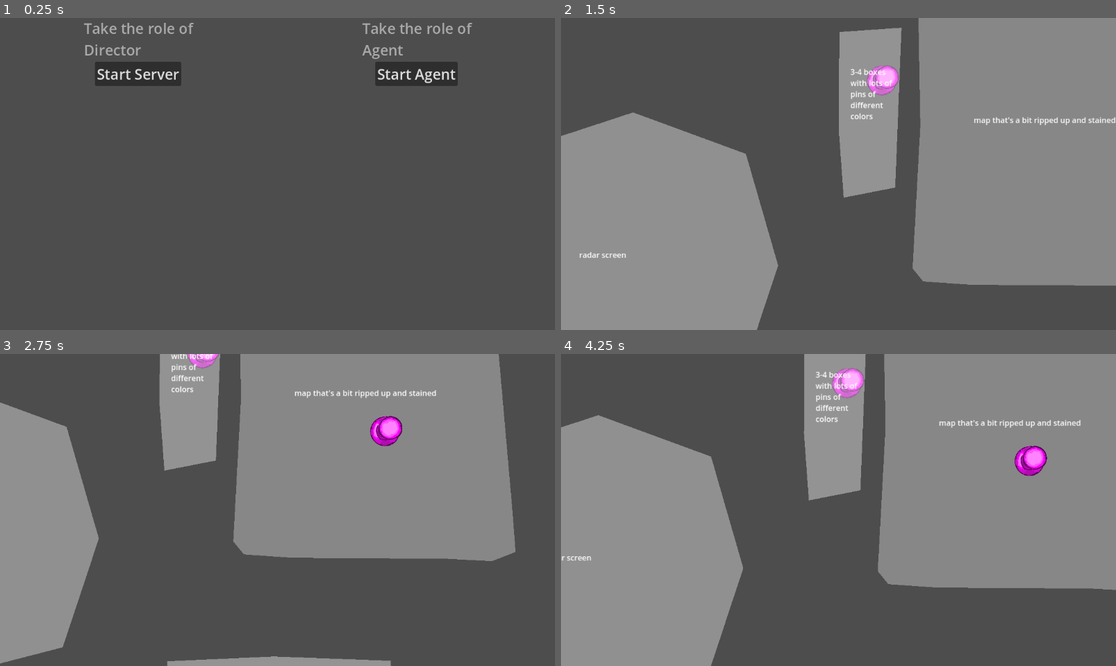
Above: before the commit, frames 1-4 (two rows, left to right).
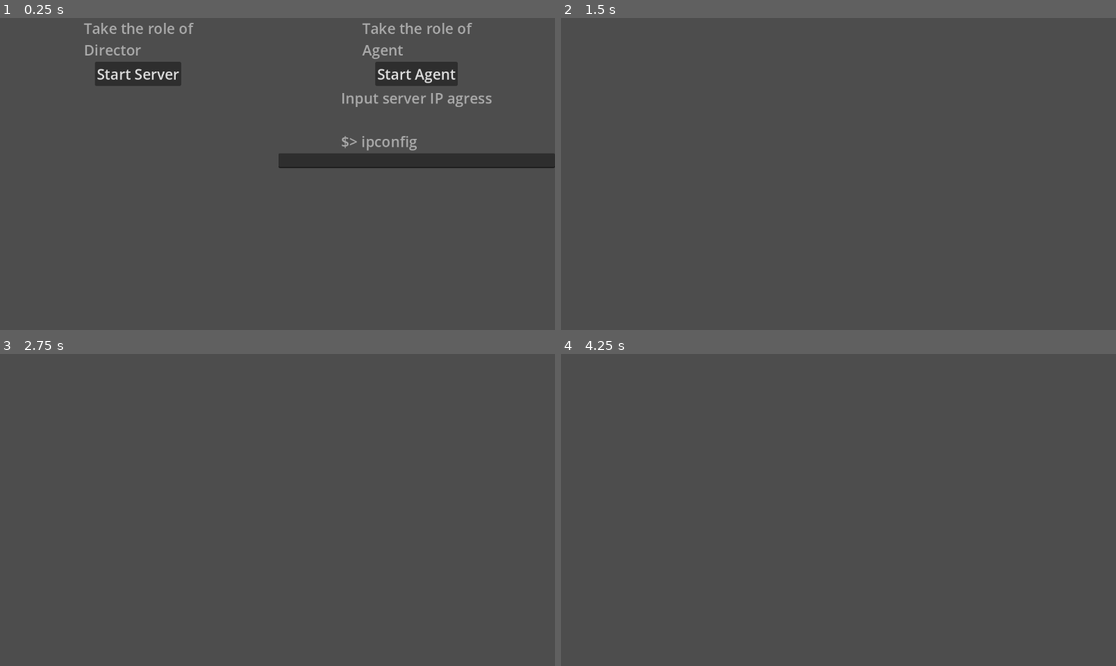
Above: after the commit, the same moments.

Repository: znichola/AAA-lvlup24
Game: Godot game, scene res://src/AA_main/main.tscn
The game is run twice, just before and just after one commit, with the same random seed, the same clock (stepped at 60 frames per second) and the same inputs. Before the commit the project starts from res://src/#main/main.tscn. The engine's default icon, where the game draws it, is replaced by a stand-in: a white triangle on a blue panel in a dark square.
Inputs (mouse positions are in pixels of both pictures, inside the frame that each line leads up to):
- Up to frame 1 (0.25 s): no input
- Up to frame 2 (1.5 s): click "Start Server" at 0.5 s; click (977, 74) at 1.25 s, where only the run after the commit has a clickable "Start Agent"
- Up to frame 3 (2.75 s): move the mouse to (399, 494) at 2.02 s; press the mouse at (399, 494) at 2.03 s; hold D (right) from 2.03 s (still down)
- Up to frame 4 (4.25 s): move the mouse to (727, 525) at 2.77 s; release D (right) at 2.78 s; release the mouse at (727, 525) at 2.78 s; hold S (down) 2.78-3.53 s; right-click (727, 525) at 2.85 s; move the mouse to (894, 441) at 3.52 s; hold D (right) from 3.53 s (still down); hold Space (space) from 3.53 s (still down)

The runs differ from the first frame. In frame 1, 2.9% of the frame differs, in the area x 50-100%, y 24-49%; in frame 2, 59%, in the area x 0-100%, y 0-100%; in frame 3, 48%; in frame 4, 58%.

Commit message:
inital networking rework

Diff:
--- a/project.godot
+++ b/project.godot
@@ -11,9 +11,13 @@
 [application]
 
 config/name="Reduce, Reuse, Recycle"
-run/main_scene="res://src/#main/main.tscn"
+run/main_scene="res://src/AA_main/main.tscn"
 config/features=PackedStringArray("4.2", "GL Compatibility")
 config/icon="res://assets/agent/icon.svg"
+
+[autoload]
+
+Global="*res://src/autoloads/globals.gd"
 
 [input]
 
--- a/src/#main/main.gd
+++ b/src/AA_main/main.gd
@@ -1,14 +1,14 @@
 extends Node
 
-var director = preload("res://src/director/director.tscn")
-var agent = preload("res://src/agent/agent.tscn")
+@onready var _host_edit = $Control/HBoxContainer/ClientContainer/LineEdit
 
-# Called every frame. 'delta' is the elapsed time since the previous frame.
-func _process(_delta):
-	pass
 
 func _on_director_btn_pressed():
 	print("server button pressed")
+	if _host_edit.text == "":
+		print("can't have empty ip field")
+		return
+	Global.host_ip = _host_edit.text
 	get_tree().change_scene_to_file("res://src/director/director.tscn")
 
 
--- a/src/#main/main.tscn
+++ b/src/AA_main/main.tscn
@@ -1,6 +1,6 @@
 [gd_scene load_steps=2 format=3 uid="uid://cxaa046x45suv"]
 
-[ext_resource type="Script" path="res://src/#main/main.gd" id="1_drmfp"]
+[ext_resource type="Script" path="res://src/AA_main/main.gd" id="1_drmfp"]
 
 [node name="Main" type="Node"]
 script = ExtResource("1_drmfp")
@@ -64,6 +64,18 @@
 theme_override_font_sizes/font_size = 30
 text = "Start Agent"
 
+[node name="LabelClient2" type="Label" parent="Control/HBoxContainer/ClientContainer"]
+layout_mode = 2
+size_flags_horizontal = 4
+theme_override_colors/font_color = Color(0.666667, 0.666667, 0.666667, 1)
+theme_override_font_sizes/font_size = 30
+text = "Input server IP agress
+
+$> ipconfig "
+
+[node name="LineEdit" type="LineEdit" parent="Control/HBoxContainer/ClientContainer"]
+layout_mode = 2
+
 [node name="TextClient" type="RichTextLabel" parent="Control/HBoxContainer/ClientContainer"]
 unique_name_in_owner = true
 layout_mode = 2
--- /dev/null
+++ b/src/agent/agent.gd
@@ -0,0 +1,18 @@
+extends Node2D
+
+@onready var net = $Networking
+
+# Called when the node enters the scene tree for the first time.
+func _ready():
+	if !net.api_establish_connection():
+		get_tree().change_scene_to_file("res://src/AA_main/main.tscn")
+		print("failed to connect to this server, returning to menu")
+
+# Called every frame. 'delta' is the elapsed time since the previous frame.
+func _process(_delta):
+	if (Input.is_action_just_pressed("down")
+		or Input.is_action_just_pressed("up")
+		or Input.is_action_just_pressed("left")
+		or Input.is_action_just_pressed("right")
+		):
+		net.api_send_data(["position", get])
--- a/src/agent/agent.tscn
+++ b/src/agent/agent.tscn
@@ -1,10 +1,11 @@
-[gd_scene load_steps=3 format=3 uid="uid://cg2eocn0aoog1"]
+[gd_scene load_steps=4 format=3 uid="uid://cg2eocn0aoog1"]
 
+[ext_resource type="Script" path="res://src/agent/agent.gd" id="1_h7mfl"]
 [ext_resource type="Script" path="res://src/networking/client.gd" id="1_p0f3u"]
 [ext_resource type="PackedScene" uid="uid://b7ivcx6esptyt" path="res://src/agent_terrain/planet_world.tscn" id="2_ai3rw"]
 
 [node name="Agent" type="Node2D"]
-script = ExtResource("1_p0f3u")
+script = ExtResource("1_h7mfl")
 
 [node name="UI-rough-layout" type="Node2D" parent="."]
 modulate = Color(1, 1, 1, 0.219608)
@@ -83,3 +84,5 @@
 render_target_update_mode = 4
 
 [node name="world" parent="UI/AgentViewportContainer/SubViewport" instance=ExtResource("2_ai3rw")]
+
+[connection signal="api_data_received" from="Networking" to="." method="_on_networking_api_data_received"]
--- a/src/agent_robo/robo.gd
+++ b/src/agent_robo/robo.gd
@@ -1,5 +1,6 @@
 extends CharacterBody2D
 
+signal api_moved
 
 @export var MAX_SPEED = 400
 @export var ACCELERATION = 1500
@@ -19,7 +20,7 @@
 func get_input_axis():
 	axis.x = int(Input.is_action_pressed("right")) - int(Input.is_action_pressed("left"))
 	axis.y = int(Input.is_action_pressed("down")) - int(Input.is_action_pressed("up"))
-
+	api_moved.emit()
 	return axis.normalized()
 
 func move(delta):
--- /dev/null
+++ b/src/autoloads/globals.gd
@@ -0,0 +1,12 @@
+extends Node
+
+var host_ip = ""
+
+# Called when the node enters the scene tree for the first time.
+func _ready():
+	pass # Replace with function body.
+
+
+# Called every frame. 'delta' is the elapsed time since the previous frame.
+func _process(_delta):
+	pass
--- a/src/dir_pins/PinScene.gd
+++ b/src/dir_pins/PinScene.gd
@@ -8,7 +8,7 @@
 
 
 # Called every frame. 'delta' is the elapsed time since the previous frame.
-func _process(delta):
+func _process(_delta):
 	pass
 
 func _input(event):
--- a/src/networking/client.gd
+++ b/src/networking/client.gd
@@ -8,8 +8,13 @@
 
 var connectionEstablished = false
 
+
+func _ready():
+	websocket_url = "ws://" + Global.host_ip
+
+
 func log_message(message):
-	var time = "[color=#aaaaaa] %s [/color]" % Time.get_time_string_from_system()
+	var time = "%s" % Time.get_time_string_from_system()
 	print(time + message + "\n")
 
 
@@ -20,7 +25,7 @@
 
 	if socket.get_ready_state() == WebSocketPeer.STATE_OPEN:
 		while socket.get_available_packet_count():
-			log_message(socket.get_packet().get_string_from_ascii())
+			#log_message(socket.get_packet().get_string_from_ascii())
 			var v =  bytes_to_var(socket.get_packet())
 			print("Variant rescived", v)
 			api_data_received.emit(v[0], v[1])
@@ -28,8 +33,8 @@
 
 func _exit_tree():
 	socket.close()
-#
-#
+
+
 #func _input(event):
 	#if event.is_action_pressed("down"):
 		#socket.send_text("down")
@@ -48,7 +53,10 @@
 func api_establish_connection():
 	if socket.connect_to_url(websocket_url) != OK:
 		log_message("Unable to connect.")
-		set_process(false)
-		return
+		#get_tree().change_scene_to_file("res://src/AA_main/main.tscn")
+		#set_process(false)
+		return false
+
 	log_message("client connected")
 	connectionEstablished = true
+	return true
--- a/src/networking/server.gd
+++ b/src/networking/server.gd
@@ -7,7 +7,7 @@
 
 
 func log_message(message):
-	var time = "[color=#aaaaaa] %s [/color]" % Time.get_time_string_from_system()
+	var time = "%s" % Time.get_time_string_from_system()
 	print(time + message + "\n")
 
 func _ready():
